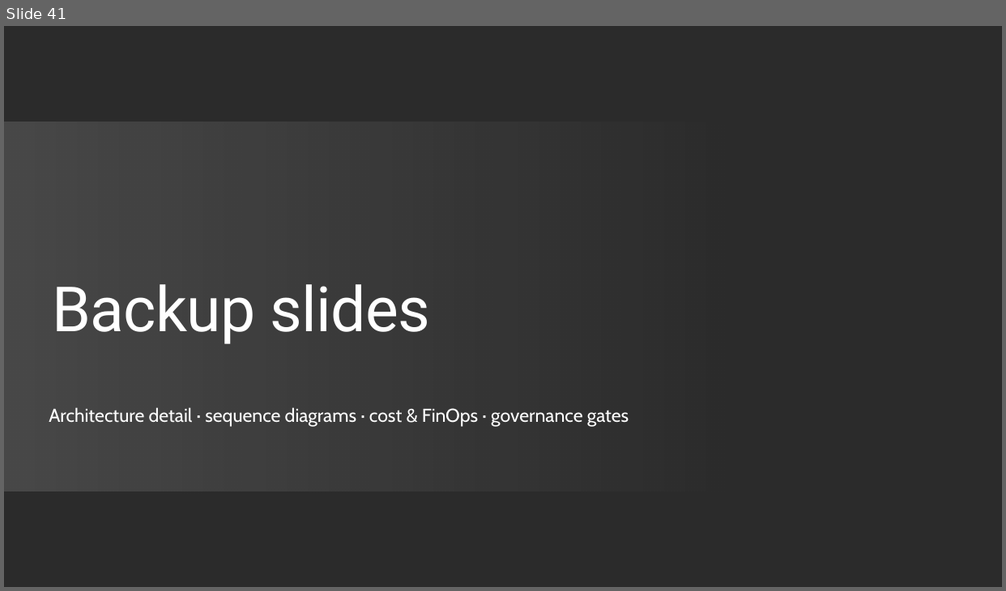
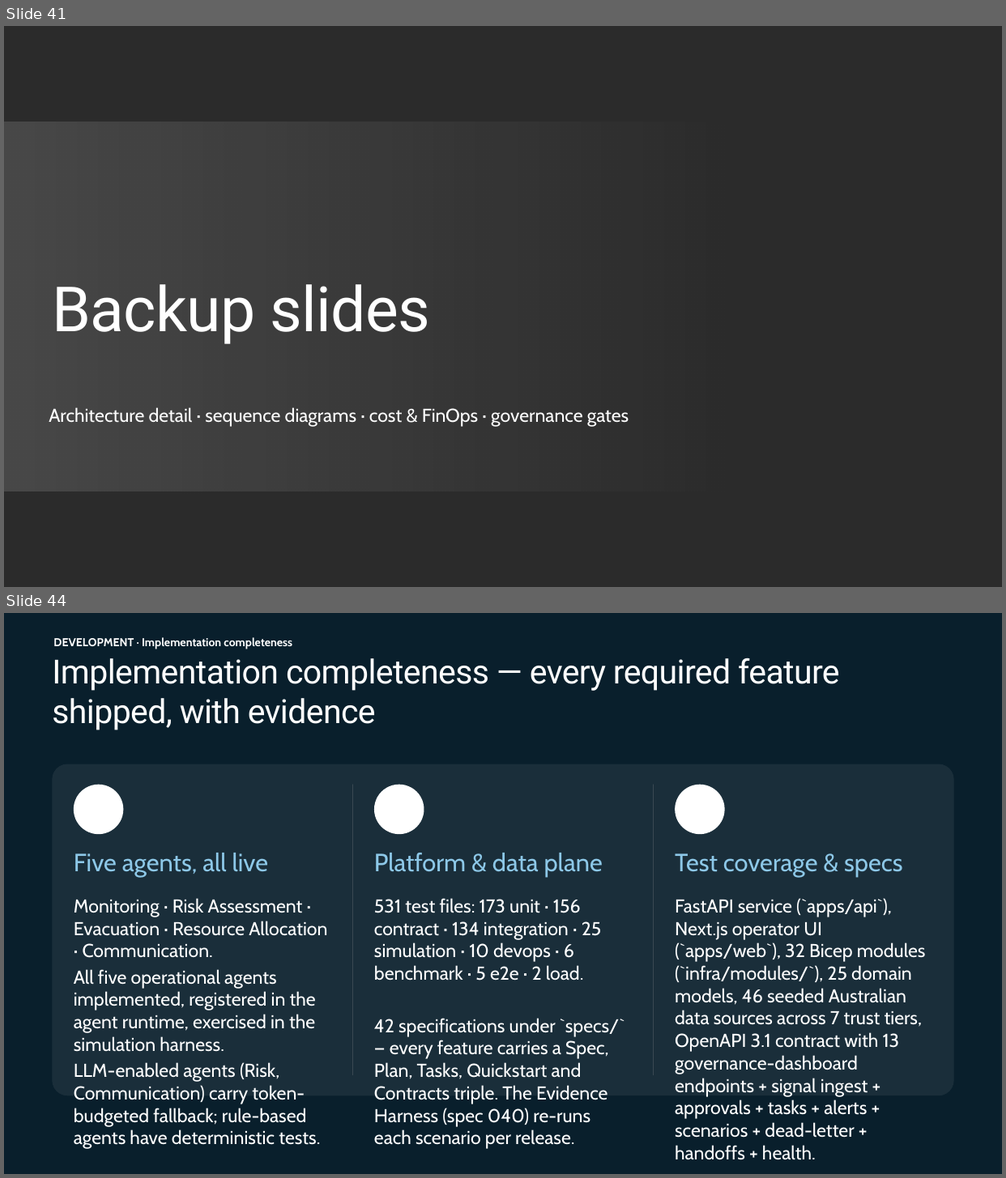
Before and after one commit to johnbilliris/ama, a slide deck: docs/ama-presentation/AMA_Capstone_Disaster_Response_Hub.pptx. Shown one above the other, each under a label of ours: slide 41 before the commit, slides 41 and 44 after it; the slides between them are not shown. The pictures are 1006x591 and 1006x1178 pixels, drawn with LibreOffice and Linux fonts; fonts in the diff are those of the drawing; background and template pictures are left out; a plain dark background stands for a picture behind light text. Boxes give left, top, right and bottom in pixels: in the first picture for what was removed or moved away, otherwise in the second. Text is boxed around its words. In the diff, an @@ line names an element or a change of style, - is before the commit and + after.

```diff
--- a/docs/ama-presentation/AMA_Capstone_Disaster_Response_Hub.pptx
+++ b/docs/ama-presentation/AMA_Capstone_Disaster_Response_Hub.pptx
@@ slide 44 added at [4, 613, 1002, 1174], background #091F2C @@
@@ title added at [52, 658, 840, 730], 32 pt, text #FFFFFF @@
+Implementation completeness — every required feature shipped, with evidence
@@ text added at [53, 637, 292, 649], 11 pt, text #FFFFFF, bold @@
+DEVELOPMENT · Implementation completeness
@@ rounded rectangle added at [52, 764, 954, 1096], fill #FFFFFF at 7% opacity @@
@@ ellipse added at [74, 785, 124, 835], fill #FFFFFF @@
@@ line added from (353, 785) to (353, 1076), #3A4953 0.5 pt @@
@@ ellipse added at [374, 785, 424, 835], fill #FFFFFF @@
@@ line added from (654, 785) to (654, 1076), #3A4953 0.5 pt @@
@@ ellipse added at [675, 785, 725, 835], fill #FFFFFF @@
@@ text added at [74, 853, 268, 877], 24 pt, text #8DC8E8 @@
+Five agents, all live
@@ text added at [374, 853, 603, 877], 24 pt, text #8DC8E8 @@
+Platform & data plane
@@ text added at [675, 854, 902, 877], 24 pt, text #8DC8E8 @@
+Test coverage & specs
@@ text added at [74, 898, 327, 1149], 18 pt, text #FFFFFF @@
+Monitoring · Risk Assessment · Evacuation · Resource Allocation · Communication.
+All five operational agents implemented, registered in the agent runtime, exercised in the simulation harness.
+LLM-enabled agents (Risk, Communication) carry token-budgeted fallback; rule-based agents have deterministic tests.
@@ text added at [374, 898, 625, 1149], 18 pt, text #FFFFFF @@
+531 test files: 173 unit · 156 contract · 134 integration · 25 simulation · 10 devops · 6 benchmark · 5 e2e · 2 load.
+42 specifications under `specs/` — every feature carries a Spec, Plan, Tasks, Quickstart and Contracts triple. The Evidence Harness (spec 040) re-runs each scenario per release.
@@ text added at [675, 898, 926, 1161], 18 pt, text #FFFFFF @@
+FastAPI service (`apps/api`), Next.js operator UI (`apps/web`), 32 Bicep modules (`infra/modules/`), 25 domain models, 46 seeded Australian data sources across 7 trust tiers, OpenAPI 3.1 contract with 13 governance-dashboard endpoints + signal ingest + approvals + tasks + alerts + scenarios + dead-letter + handoffs + health.
```
Also in this commit, not shown: 13 other slides added, 6 other files.
